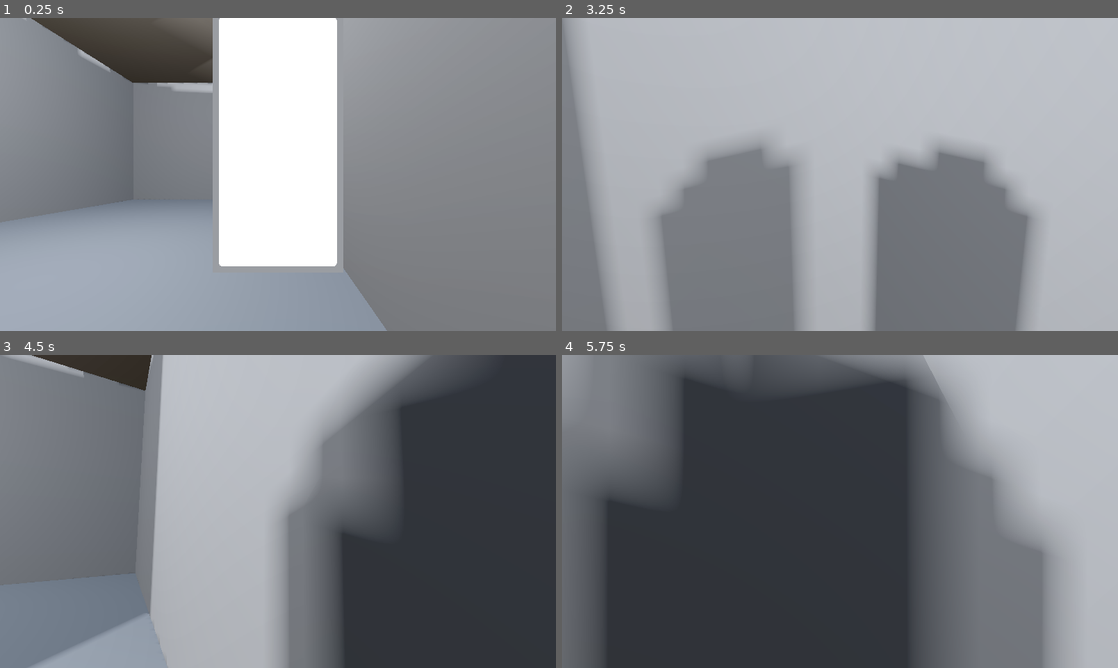
Above: before the commit, frames 1-4 (two rows, left to right).
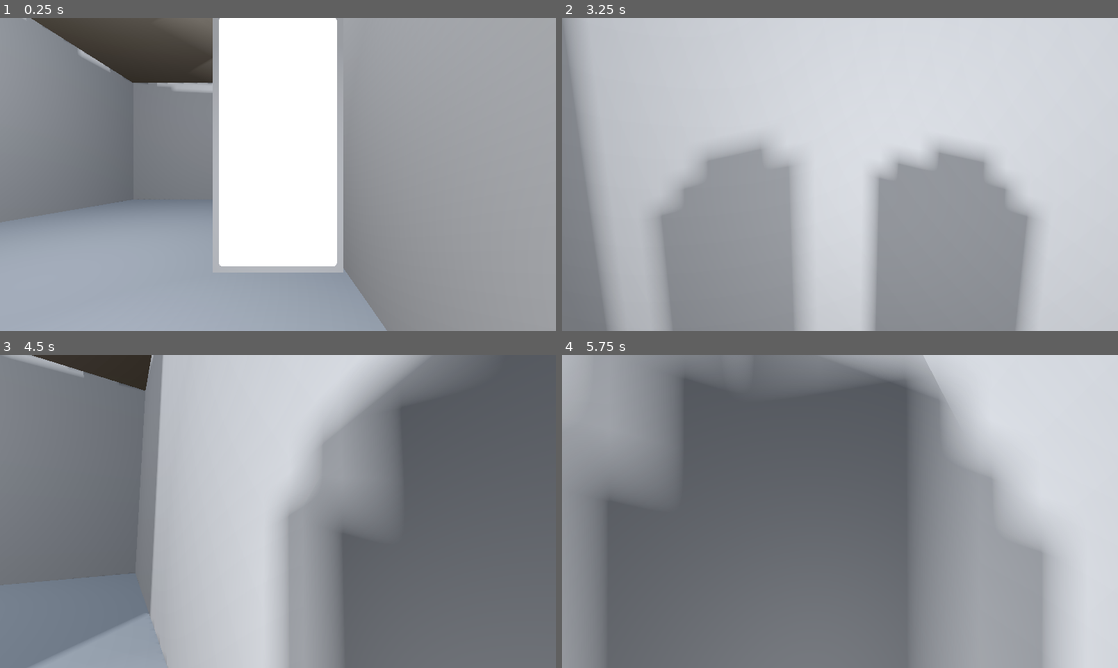
Above: after the commit, the same moments.

Repository: brenioks/portals
Game: Godot game, scene res://assets/levels/lvl1.tscn
The game is run twice, just before and just after one commit, with the same random seed, the same clock (stepped at 60 frames per second) and the same inputs.
Inputs (mouse positions are in pixels of both pictures, inside the frame that each line leads up to):
- Up to frame 1 (0.25 s): no input
- Up to frame 2 (3.25 s): tap Enter at 0.5 s; move the mouse to (867, 174) at 0.52 s; hold W (forward) from 0.53 s (still down); tap Space (jump) at 0.77, 1.52, 3.02 s; move the mouse to (812, 174) at 1.27 s; move the mouse to (851, 168) at 2.02 s; move the mouse to (834, 180) at 2.77 s
- Up to frame 3 (4.5 s): keep holding W (forward); move the mouse to (316, 514) at 3.52 s; tap Space (jump) at 3.77 s; move the mouse to (233, 508) at 4.27 s
- Up to frame 4 (5.75 s): keep holding W (forward); tap Space (jump) at 4.52 s; move the mouse to (845, 511) at 5.02 s

The runs differ from the first frame. In frame 1, 17% of the frame differs, in the area x 38-100%, y 0-100%; in frame 2, 50%; in frame 3, 53%; in frame 4, 98%, in the area x 0-100%, y 0-100%.

Commit message:
Better Lightning test 1
Very high contrast

Diff:
--- a/assets/levels/lvl1.tscn
+++ b/assets/levels/lvl1.tscn
@@ -20,7 +20,17 @@
 [sub_resource type="Environment" id="Environment_mfp7y"]
 background_mode = 2
 sky = SubResource("Sky_47dox")
+ssao_enabled = true
+ssao_intensity = 2.36
+ssao_detail = 0.0
+ssao_sharpness = 0.0
+ssao_light_affect = 1.0
+ssao_ao_channel_affect = 1.0
+sdfgi_enabled = true
+sdfgi_use_occlusion = true
+sdfgi_read_sky_light = false
 glow_enabled = true
+volumetric_fog_enabled = true
 
 [sub_resource type="ViewportTexture" id="ViewportTexture_f2nbl"]
 viewport_path = NodePath("/root/@EditorNode@17122/@Panel@13/@VBoxContainer@14/@HSplitContainer@17/@HSplitContainer@25/@ …(309 unchanged characters)…
@@ -162,6 +172,12 @@
 [node name="Player" parent="." instance=ExtResource("1_qsemo")]
 transform = Transform3D(-1, 0, -8.74228e-08, 0, 1, 0, 8.74228e-08, 0, -1, 1.29814, 3.81179e-05, -3.41256)
 
+[node name="OmniLight3D2" type="OmniLight3D" parent="Player"]
+transform = Transform3D(0.645218, 0, 0.763999, 0, 1, 0, -0.763999, 0, 0.645218, 0, 1, 0)
+light_energy = 0.1
+shadow_enabled = true
+omni_range = 4.57886
+
 [node name="GUI" type="CanvasLayer" parent="."]
 script = ExtResource("8_6qncl")
 
